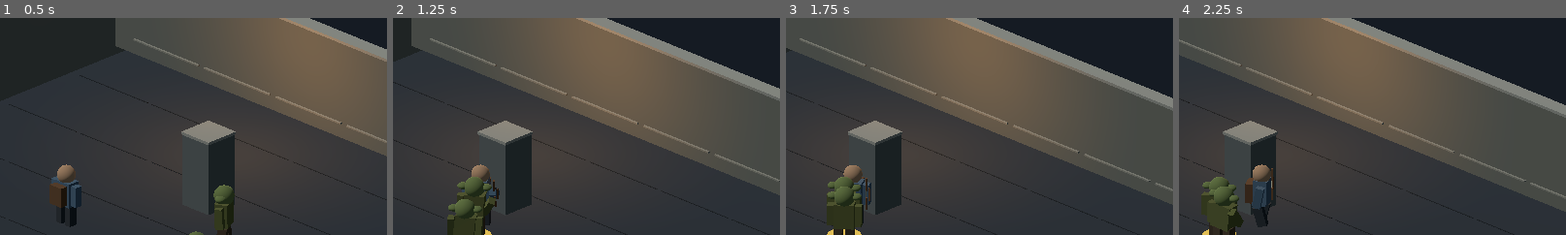
Above: before the commit, frames 1-4 (left to right).
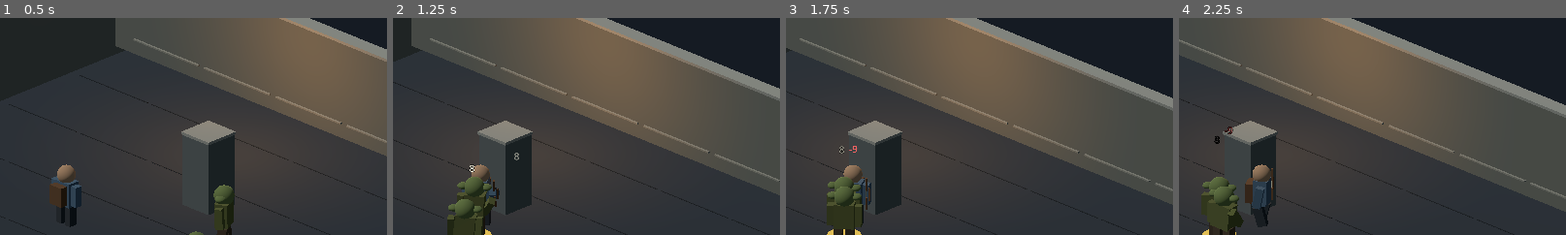
Above: after the commit, the same moments.

Repository: Jonty303/Project-Gauntlands
Game: Godot game, scene res://scenes/experiment_25d.tscn
The game is run twice, just before and just after one commit, with the same random seed, the same clock (stepped at 60 frames per second) and the same inputs. This scene is started directly instead of the project's main scene.
Inputs (mouse positions are % of the whole screen's width and height, from its top left):
- Up to frame 1 (0.5 s): no input
- Up to frame 2 (1.25 s): tap Enter (ui_accept) at 0.5, 0.77 s; move the mouse to (72, 45) at 0.52 s; hold D (move_right) from 0.53 s (still down); hold Space (attack) from 0.53 s (still down); click (72, 45) at 0.67 s
- Up to frame 3 (1.75 s): release D (move_right) at 1.25 s; release Space (attack) at 1.25 s; drag from (30, 55) to (45, 70) at 1.27 s
- Up to frame 4 (2.25 s): move the mouse to (60, 28) at 2.02 s; hold D (move_right) from 2.03 s (still down); tap Q (target_previous) at 2.1 s
The pictures show only the part of the screen within x 41-91%, y 8-57%; the shares and areas given below are measured in that part.

Frame 1 is identical in both runs. In frame 2, less than 0.1% of the frame differs, in the area x 19-33%, y 62-71%; in frame 3, less than 0.1%; in frame 4, less than 0.1%, in the area x 9-15%, y 50-59%.

Commit message:
Add floating world-space combat text for misses, criticals, hits and trap damage

Diff:
--- a/scripts/experiment_25d.gd
+++ b/scripts/experiment_25d.gd
@@ -125,6 +125,24 @@
     trap.connect("triggered", Callable(self, "_on_trap_triggered"))
     add_child(trap)
 
+func _floating_combat_text(world_position: Vector3, message: String, tint: Color) -> void:
+    var label := Label3D.new()
+    label.name = "CombatText"
+    label.text = message
+    label.font_size = 48
+    label.pixel_size = 0.006
+    label.billboard = BaseMaterial3D.BILLBOARD_ENABLED
+    label.no_depth_test = true
+    label.outline_size = 8
+    label.modulate = tint
+    label.position = world_position + Vector3(randf_range(-0.22, 0.22), 2.05, 0)
+    add_child(label)
+    var drift := create_tween()
+    drift.set_parallel(true)
+    drift.tween_property(label, "position", label.position + Vector3(0, 1.1, 0), 0.9)
+    drift.tween_property(label, "modulate:a", 0.0, 0.9).set_delay(0.25)
+    drift.chain().tween_callback(label.queue_free)
+
 func _on_trap_triggered(victim: CharacterBody3D, amount: int) -> void:
     if victim == hero:
         _take_hero_damage(amount)
@@ -135,6 +153,7 @@
     if goblin_ai.has(victim):
         goblin_ai[victim]["windup"] = -1.0
     combat_log = "Spike trap hit goblin! -%d HP" % amount
+    _floating_combat_text(victim.global_position, str(amount), Color("#ff9359"))
     victim.get_node("Animator").call("play_hit")
     if int(goblin_health[victim]) <= 0:
         goblins.erase(victim)
@@ -151,6 +170,7 @@
     if hero_dead:
         return
     hero_health = maxi(0, hero_health - amount)
+    _floating_combat_text(hero.global_position, "-%d" % amount, Color("#ff6565"))
     combat_log = "Spike trap! -%d HP" % amount
     hero.get_node("Animator").call("play_hit")
     if hero_health <= 0:
@@ -385,12 +405,14 @@
     var roll := randf()
     if roll < 0.15:
         combat_log = "Miss!"
+        _floating_combat_text(target.global_position, "MISS", Color("#bfc6c9"))
         return
     var critical := roll > 0.92
     var damage := 15 if critical else 8
     goblin_health[target] = int(goblin_health[target]) - damage
     target.get_node("Animator").call("play_hit")
     combat_log = ("Critical! " if critical else "Hit! ") + str(damage)
+    _floating_combat_text(target.global_position, ("CRIT %d!" % damage) if critical else str(damage), Color("#ffca52") if critical else Color("#f5f1dc"))
     if int(goblin_health[target]) <= 0:
         var fallen := target
         goblins.erase(fallen)
@@ -496,6 +518,7 @@
                 var roll := randf()
                 if roll < 0.18:
                     combat_log = "Goblin misses!"
+                    _floating_combat_text(hero.global_position, "MISS", Color("#bfc6c9"))
                 else:
                     var critical := roll > 0.94
                     var damage := 16 if critical else 9
